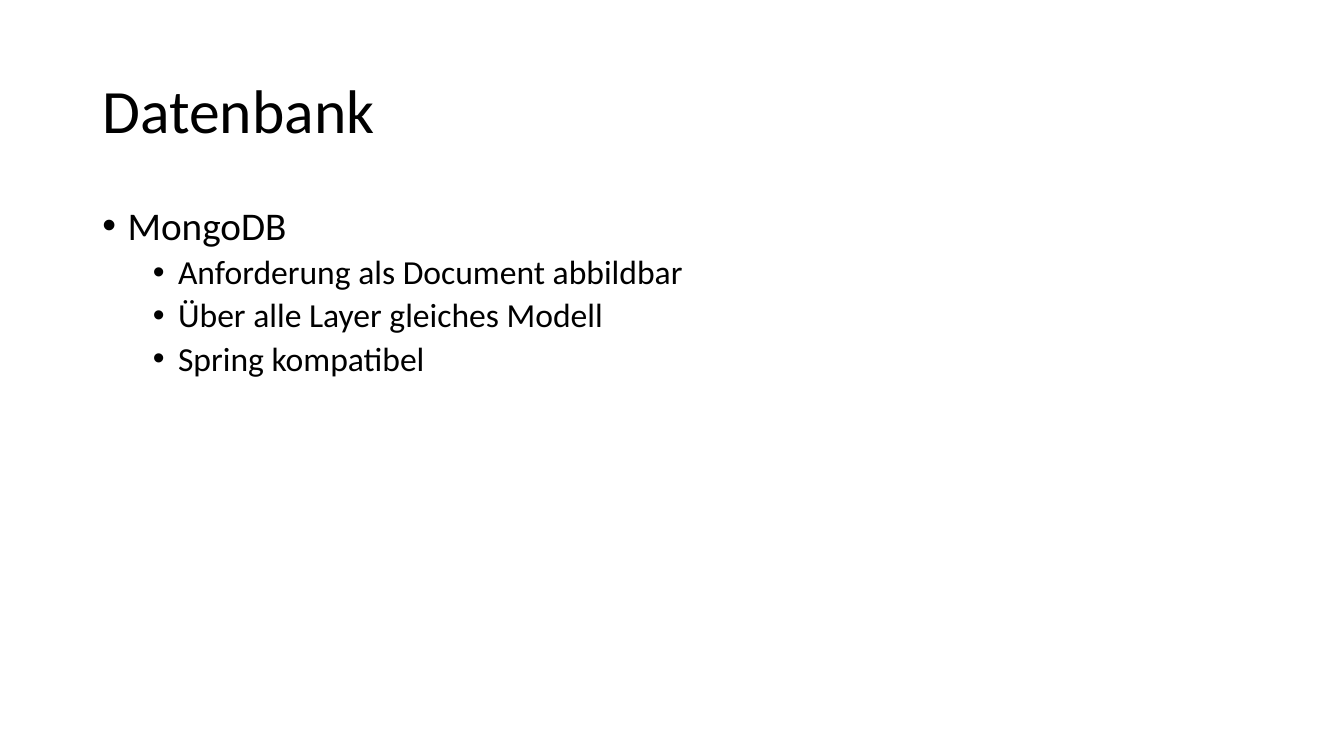
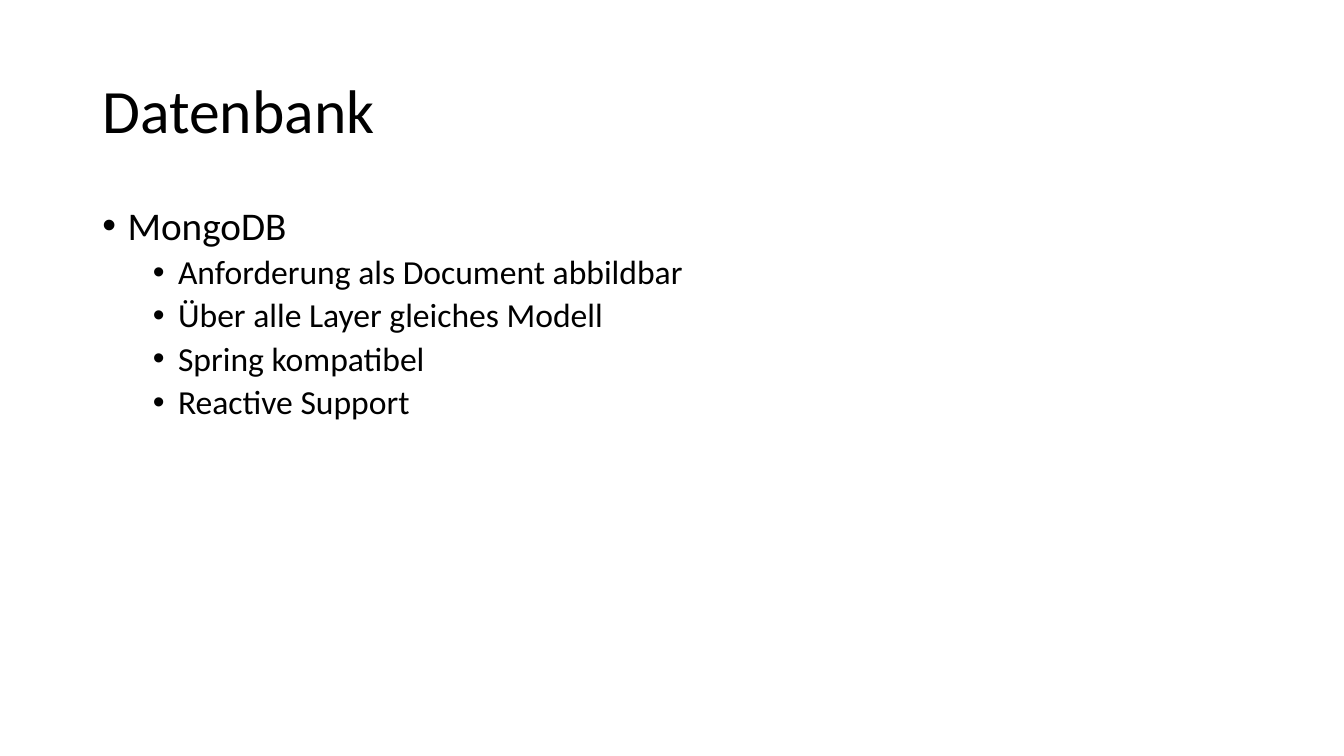
Before and after one commit to FHNW-WODSS-FS22/team-document-KZellweger, a slide deck: slide 5 of documentation/presentations/woweb_schmucki_villing_zellweger_tech_stack.pptx. Drawn at 1344x756 pixels with LibreOffice and Linux fonts; fonts in the diff are those of the drawing. Boxes give left, top, right and bottom in pixels: in the first picture for what was removed or moved away, otherwise in the second. Text is boxed around its words. In the diff, an @@ line names an element or a change of style, - is before the commit and + after.

```diff
--- a/documentation/presentations/woweb_schmucki_villing_zellweger_tech_stack.pptx
+++ b/documentation/presentations/woweb_schmucki_villing_zellweger_tech_stack.pptx
@@ text at bbox=[178, 390, 410, 420]: paragraph added @@
+  • Reactive Support
```
Also in this commit, not shown: 2 other slides changed, 2 other files.
